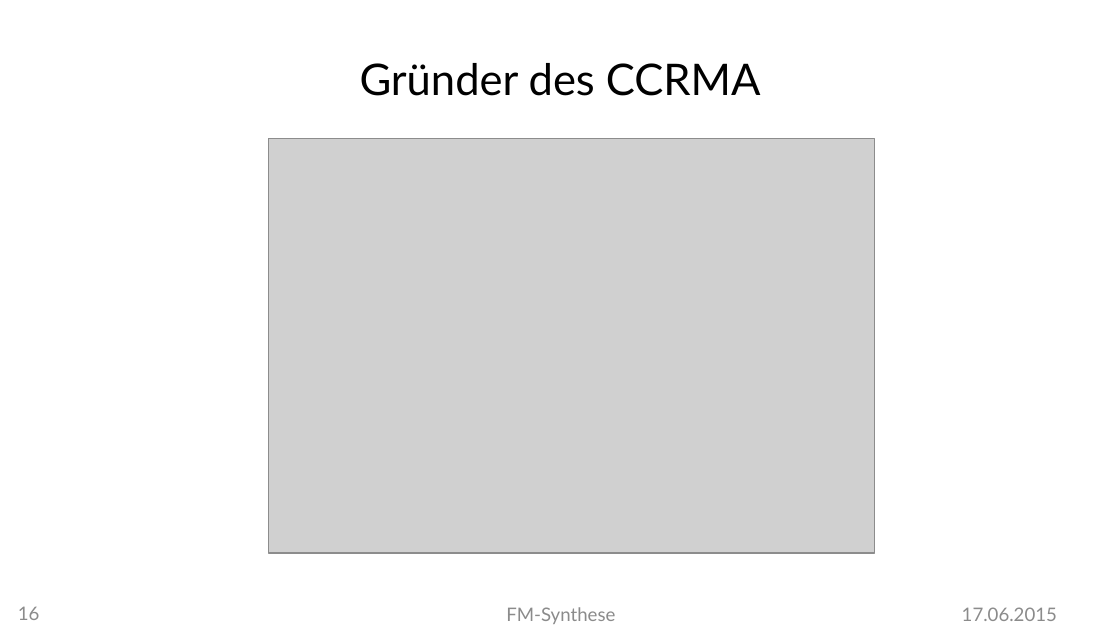
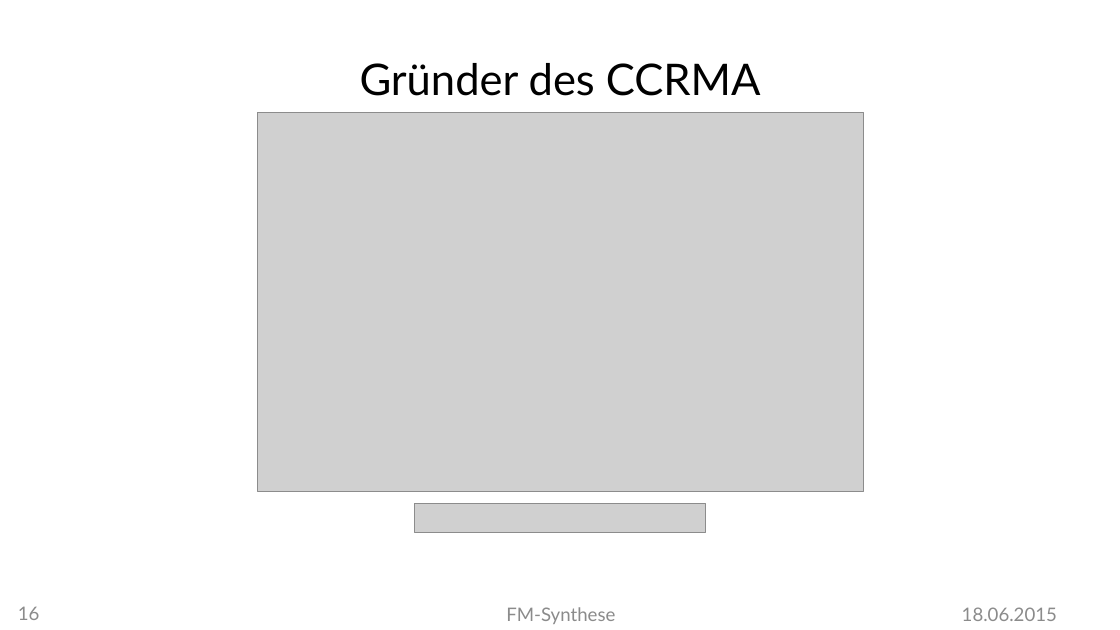
Before and after one commit to MBulli/VSeminar, a slide deck: slide 16 of Praesentation/FMSynthese-Julius.pptx. Drawn at 1120x630 pixels with LibreOffice and Linux fonts; fonts in the diff are those of the drawing; grey boxes stand for pictures; background and template pictures are left out. Boxes give left, top, right and bottom in pixels: in the first picture for what was removed or moved away, otherwise in the second. Text is boxed around its words. In the diff, an @@ line names an element or a change of style, - is before the commit and + after.

Commit message:
Text-Bugfixes and presentation

```diff
--- a/Praesentation/FMSynthese-Julius.pptx
+++ b/Praesentation/FMSynthese-Julius.pptx
@@ picture resized from (x1=269, y1=139, x2=875, y2=553) to (x1=258, y1=112, x2=864, y2=492) @@
@@ picture added at (x1=414, y1=504, x2=706, y2=533) @@
@@ text at (x1=962, y1=607, x2=1057, y2=621): text changed @@
-17.06.2015
+18.06.2015
```
Also in this commit, not shown: 27 other slides changed, 1 slide removed, 11 other files.
